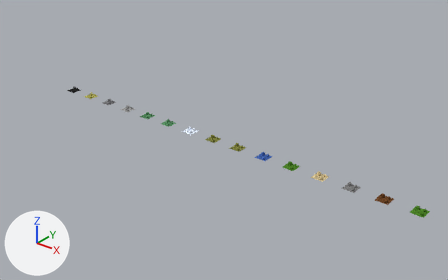
An edit to the Blender file materials/materials_normal.blend, drawn before and after from the same camera.
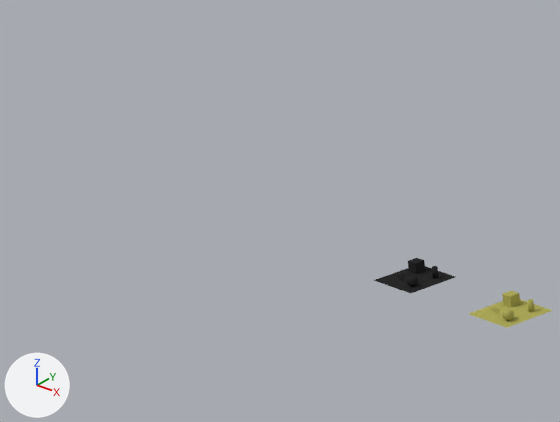
There are two pictures of each version: one whole from a camera (50 mm lens) standing at (23.2, -70.0, 43.9) and looking at (-37.9, 6.4, -3.4), one close up on the part from 0% to 22% of the width and 14% to 41% of the height. Every picture has the same lights, and +X, +Y and +Z are marked at lower left.
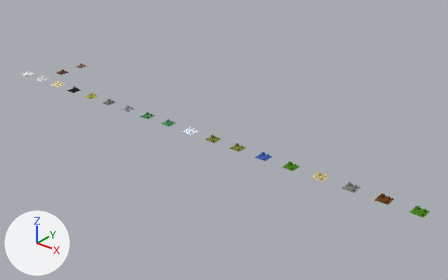
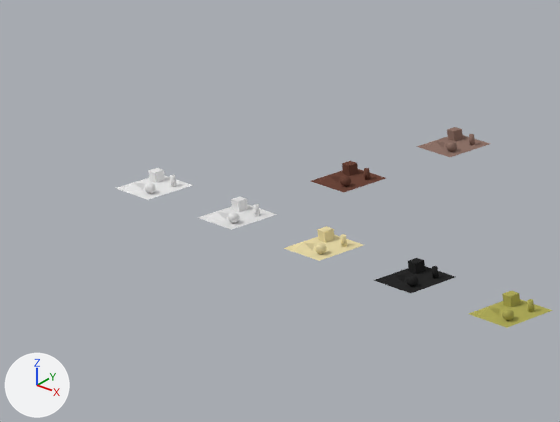
Edits to the bpy script that builds the scene:
```text
Add mat_foundation_temperate:
    mat_foundation_temperate = diffuse_material('Foundation_Temperate')
    mat_foundation_temperate.base_color = (0.8, 0.698, 0.393)  # beige #e7daa8
Add mat_foundation_arctic:
    mat_foundation_arctic = principled_material('Foundation_Arctic')
    mat_foundation_arctic.base_color = (0.8, 0.8, 0.8)  # white #e7e7e7
Add mat_foundation_arcticbase1:
    mat_foundation_arcticbase1 = diffuse_material('Foundation_ArcticBase1')
    mat_foundation_arcticbase1.base_color = (0.152, 0.0643, 0.0448)  # brown #6d483c
Add mat_foundation_arcticbase2:
    mat_foundation_arcticbase2 = diffuse_material('Foundation_ArcticBase2')
    mat_foundation_arcticbase2.base_color = (0.281, 0.178, 0.146)  # brown #90756b
Add mat_foundation_tropic:
    mat_foundation_tropic = diffuse_material('Foundation_Tropic')
    mat_foundation_tropic.base_color = (0.828, 0.828, 0.828)  # white #ebebeb
Add me_plane_015:
    me_plane_015.from_pydata(...)  # 250 vertices, 373 faces; spans x -1.0..1.0, y -1.0..1.0, z 0.0..0.4
    me_plane_015.materials.append(mat_foundation_temperate)  # beige #e7daa8
Add me_plane_016:
    me_plane_016.from_pydata(...)  # 250 vertices, 373 faces; spans x -1.0..1.0, y -1.0..1.0, z 0.0..0.4
    me_plane_016.materials.append(mat_foundation_arctic)  # white #e7e7e7
Add me_plane_017:
    me_plane_017.from_pydata(...)  # 250 vertices, 373 faces; spans x -1.0..1.0, y -1.0..1.0, z 0.0..0.4
    me_plane_017.materials.append(mat_foundation_arcticbase1)  # brown #6d483c
Add me_plane_018:
    me_plane_018.from_pydata(...)  # 250 vertices, 373 faces; spans x -1.0..1.0, y -1.0..1.0, z 0.0..0.4
    me_plane_018.materials.append(mat_foundation_arcticbase2)  # brown #90756b
Add me_plane_019:
    me_plane_019.from_pydata(...)  # 250 vertices, 373 faces; spans x -1.0..1.0, y -1.0..1.0, z 0.0..0.4
    me_plane_019.materials.append(mat_foundation_tropic)  # white #ebebeb
Add ob_plane_015:
    ob_plane_015 = bpy.data.objects.new('Plane.015', me_plane_015)
    ob_plane_015.location = (-75.0, 0.0, 0.0)
Add ob_plane_016:
    ob_plane_016 = bpy.data.objects.new('Plane.016', me_plane_016)
    ob_plane_016.location = (-80.0, 0.0, 0.0)
Add ob_plane_017:
    ob_plane_017 = bpy.data.objects.new('Plane.017', me_plane_017)
    ob_plane_017.location = (-80.0, 5.0, 0.0)
Add ob_plane_018:
    ob_plane_018 = bpy.data.objects.new('Plane.018', me_plane_018)
    ob_plane_018.location = (-80.0, 10.0, 0.0)
Add ob_plane_019:
    ob_plane_019 = bpy.data.objects.new('Plane.019', me_plane_019)
    ob_plane_019.location = (-85.0, 0.0, 0.0)
```

Pixel boxes (x1, y1, x2, y2) of what changed, in the close-ups (560 x 422 px):
'Plane.015', added (beige)
    after: (284, 226, 363, 261)
'Plane.016', added
    after: (198, 197, 277, 230)
'Plane.019', added
    after: (116, 168, 193, 200)
'Plane.017', added (brown)
    after: (311, 161, 386, 192)
'Plane.018', added (brown)
    after: (416, 127, 490, 157)
